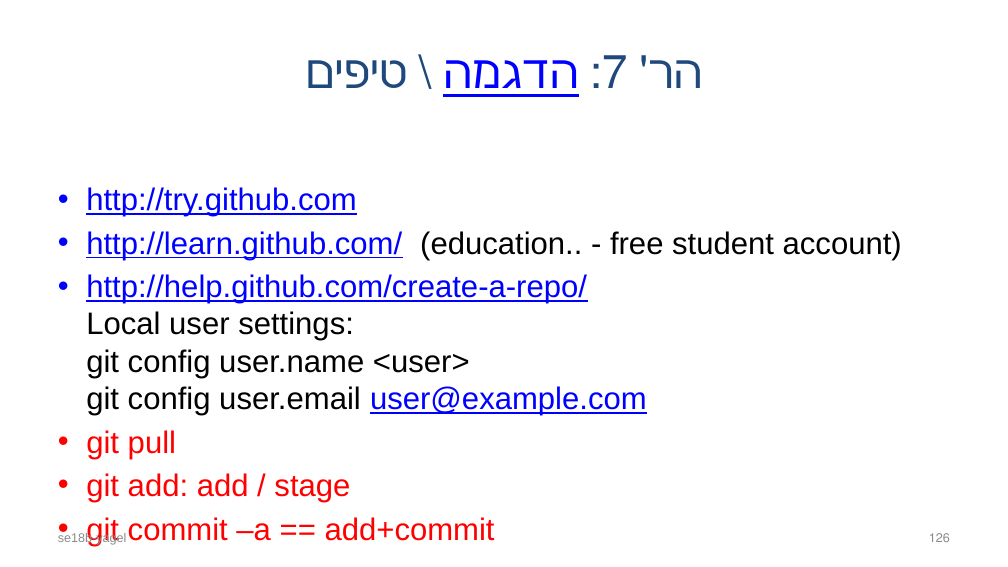
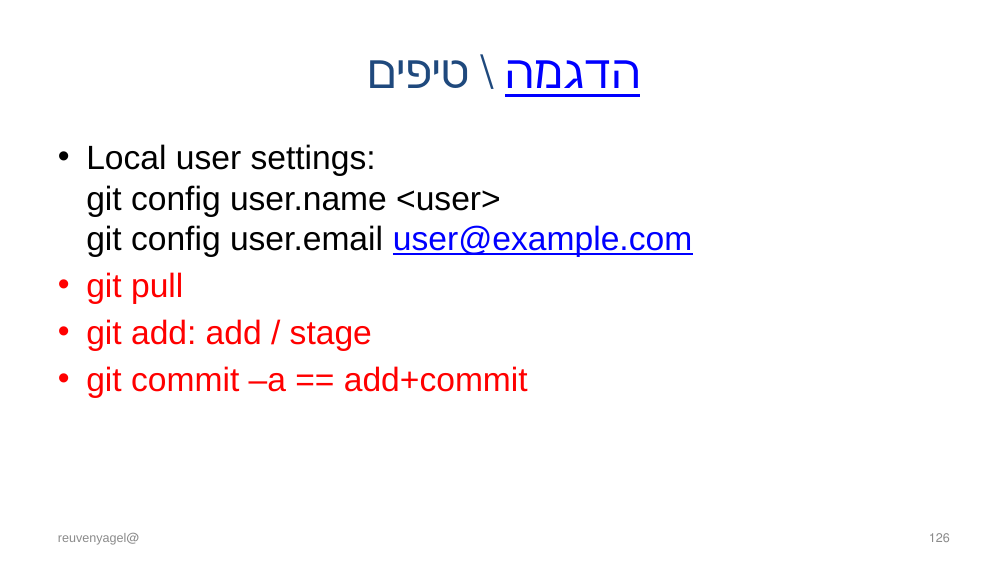
Before and after one commit to robi-y/presentations, a slide deck: slide 126 of HAC2021/VcsWithGitAndGithub.pptx. Drawn at 1008x567 pixels with LibreOffice and Linux fonts; fonts in the diff are those of the drawing. Boxes give left, top, right and bottom in pixels: in the first picture for what was removed or moved away, otherwise in the second. Text is boxed around its words. In the diff, an @@ line names an element or a change of style, - is before the commit and + after.

```diff
--- a/HAC2021/VcsWithGitAndGithub.pptx
+++ b/HAC2021/VcsWithGitAndGithub.pptx
@@ title at (505, 60, 640, 97): text changed @@
-הר' 7: הדגמה \ טיפים
+הדגמה \ טיפים
@@ text at (86, 144, 692, 257): text changed; size 29.6 to 32 pt; text colour #0000FF to #000000 @@
-• http://try.github.com
-• http://learn.github.com/ (education.. - free student account)
-• http://help.github.com/create-a-repo/
-  Local user settings:
-  git config user.name <user>
-  git config user.email user@example.com
+• Local user settings:
+  git config user.name <user>
+  git config user.email user@example.com
@@ text at (86, 272, 528, 398): size 29.6 to 32 pt in "git pull", "git add: add / stage", "git commit –a == add+commit" @@
@@ text at (58, 533, 127, 545): text changed @@
-se18b-yagel
+@reuvenyagel
```
Also in this commit, not shown: 5 other slides changed, 1 slide added, 1 other file.
